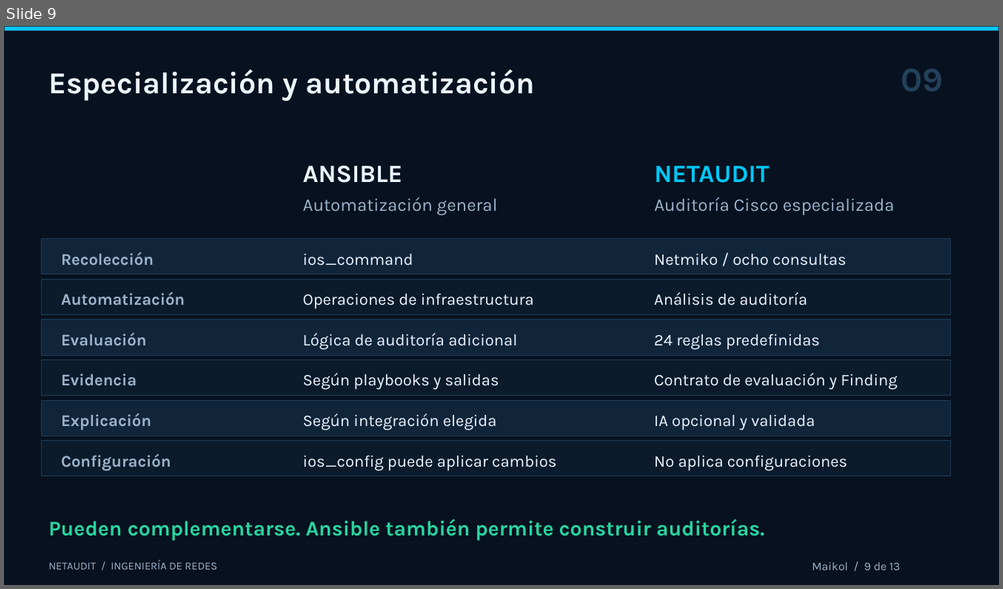
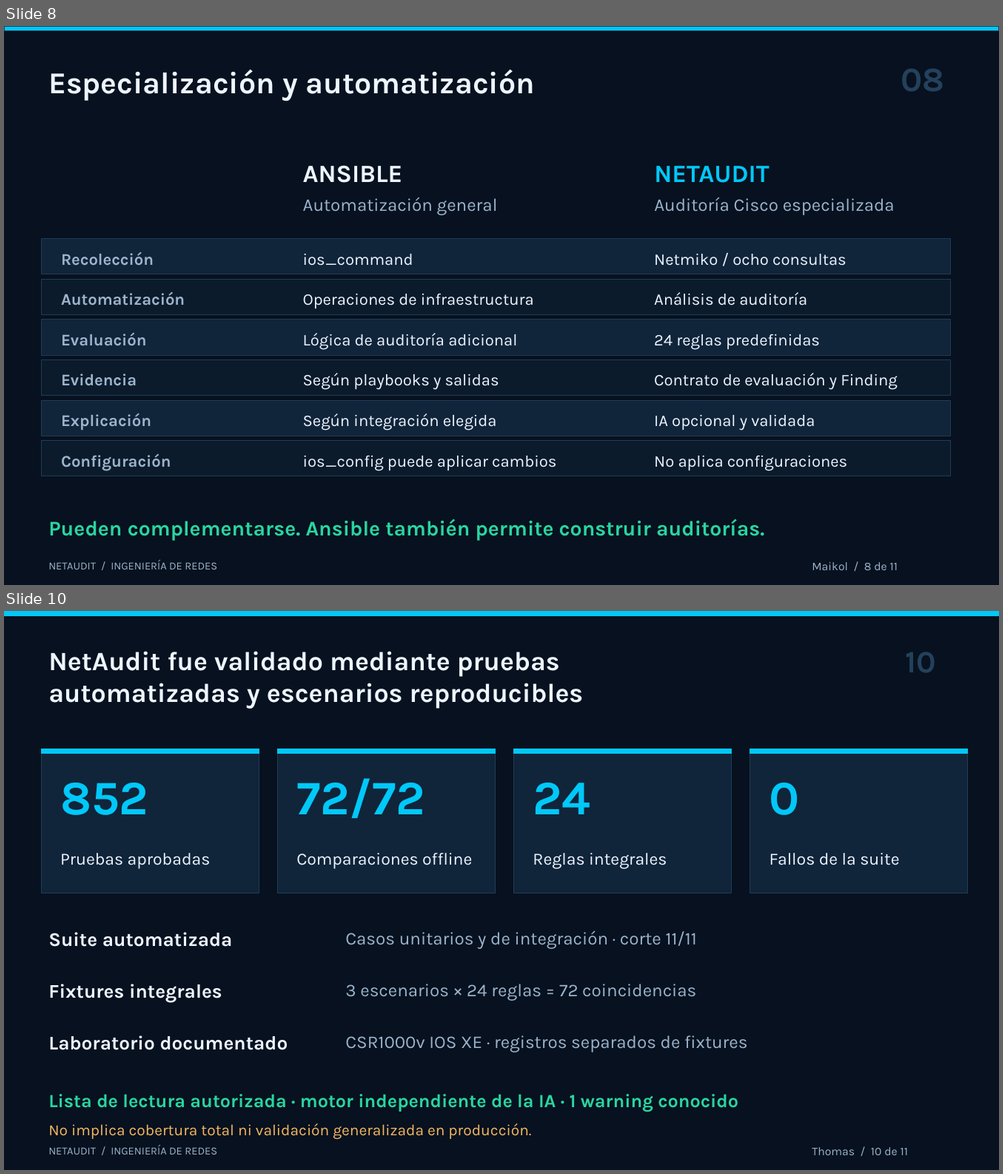
Before and after one commit to thomasdbs21/grupo-1, a slide deck: Entregables-APT/Fase-3/Presentacion/NetAudit_Defensa_Final_Comision_2026.pptx. Shown one above the other, each under a label of ours: slide 9 before the commit, slides 8 and 10 after it; the slides between them are not shown. The pictures are 1003x589 and 1003x1174 pixels, drawn with LibreOffice and Linux fonts; fonts in the diff are those of the drawing. Boxes give left, top, right and bottom in pixels: in the first picture for what was removed or moved away, otherwise in the second. Text is boxed around its words. In the diff, an @@ line names an element or a change of style, - is before the commit and + after.

Commit message:
docs: enfocar defensa final en el producto NetAudit

```diff
--- a/Entregables-APT/Fase-3/Presentacion/NetAudit_Defensa_Final_Comision_2026.pptx
+++ b/Entregables-APT/Fase-3/Presentacion/NetAudit_Defensa_Final_Comision_2026.pptx
@@ slide 10 added at [4, 611, 999, 1170], background #07111F @@
@@ rectangle added at [4, 611, 999, 615], fill #00C8F8, outline #00C8F8 0.75 pt @@
@@ text added at [48, 651, 583, 709], 25.5 pt, text #EDF5FF, bold @@
+NetAudit fue validado mediante pruebas
+automatizadas y escenarios reproducibles
@@ text added at [905, 652, 935, 672], 30 pt, text #24415B, bold @@
+10
@@ rectangle added at [41, 749, 259, 893], fill #10243A, outline #203D56 0.75 pt @@
@@ rectangle added at [41, 749, 259, 753], fill #00C8F8, outline #00C8F8 0.75 pt @@
@@ rectangle added at [278, 749, 495, 893], fill #10243A, outline #203D56 0.75 pt @@
@@ rectangle added at [278, 749, 495, 753], fill #00C8F8, outline #00C8F8 0.75 pt @@
@@ rectangle added at [514, 749, 731, 893], fill #10243A, outline #203D56 0.75 pt @@
@@ rectangle added at [514, 749, 731, 753], fill #00C8F8, outline #00C8F8 0.75 pt @@
@@ rectangle added at [750, 749, 968, 893], fill #10243A, outline #203D56 0.75 pt @@
@@ rectangle added at [750, 749, 968, 753], fill #00C8F8, outline #00C8F8 0.75 pt @@
@@ text added at [60, 783, 148, 815], 46.5 pt, text #00C8F8, bold @@
+852
@@ text added at [296, 778, 425, 818], 46.5 pt, text #00C8F8, bold @@
+72/72
@@ text added at [532, 783, 590, 815], 46.5 pt, text #00C8F8, bold @@
+24
@@ text added at [769, 783, 800, 815], 46.5 pt, text #00C8F8, bold @@
+0
@@ text added at [60, 853, 210, 869], 16.5 pt, text #EDF5FF @@
+Pruebas aprobadas
@@ text added at [296, 853, 472, 869], 16.5 pt, text #EDF5FF @@
+Comparaciones offline
@@ text added at [532, 853, 667, 869], 16.5 pt, text #EDF5FF @@
+Reglas integrales
@@ text added at [769, 853, 899, 866], 16.5 pt, text #EDF5FF @@
+Fallos de la suite
@@ text added at [48, 932, 233, 947], 18.8 pt, text #EDF5FF, bold @@
+Suite automatizada
@@ text added at [345, 931, 697, 949], 17.2 pt, text #9CB4CC @@
+Casos unitarios y de integración · corte 11/11
@@ text added at [48, 984, 222, 1003], 18.8 pt, text #EDF5FF, bold @@
+Fixtures integrales
@@ text added at [345, 984, 696, 1001], 17.2 pt, text #9CB4CC @@
+3 escenarios × 24 reglas = 72 coincidencias
@@ text added at [48, 1036, 288, 1051], 18.8 pt, text #EDF5FF, bold @@
+Laboratorio documentado
@@ text added at [345, 1036, 747, 1053], 17.2 pt, text #9CB4CC @@
+CSR1000v IOS XE · registros separados de fixtures
@@ text added at [48, 1094, 738, 1113], 18 pt, text #29D6A0, bold @@
+Lista de lectura autorizada · motor independiente de la IA · 1 warning conocido
@@ text added at [48, 1124, 531, 1139], 15 pt, text #F4B860 @@
+No implica cobertura total ni validación generalizada en producción.
@@ text added at [48, 1145, 217, 1155], 10.5 pt, text #9CB4CC @@
+NETAUDIT / INGENIERÍA DE REDES
@@ text added at [811, 1147, 908, 1156], 11.2 pt, text #9CB4CC @@
+Thomas / 10 de 11
@@ what was slide 9 is now slide 8 @@
@@ slide 8 changed as well @@
@@ text at [900, 69, 944, 91]: text changed @@
-09
+08
@@ text at [811, 562, 897, 571]: text changed @@
-Maikol / 9 de 13
+Maikol / 8 de 11
```
Also in this commit, not shown: 4 other slides changed, 5 other slides added, 8 slides removed, 1 other file.
